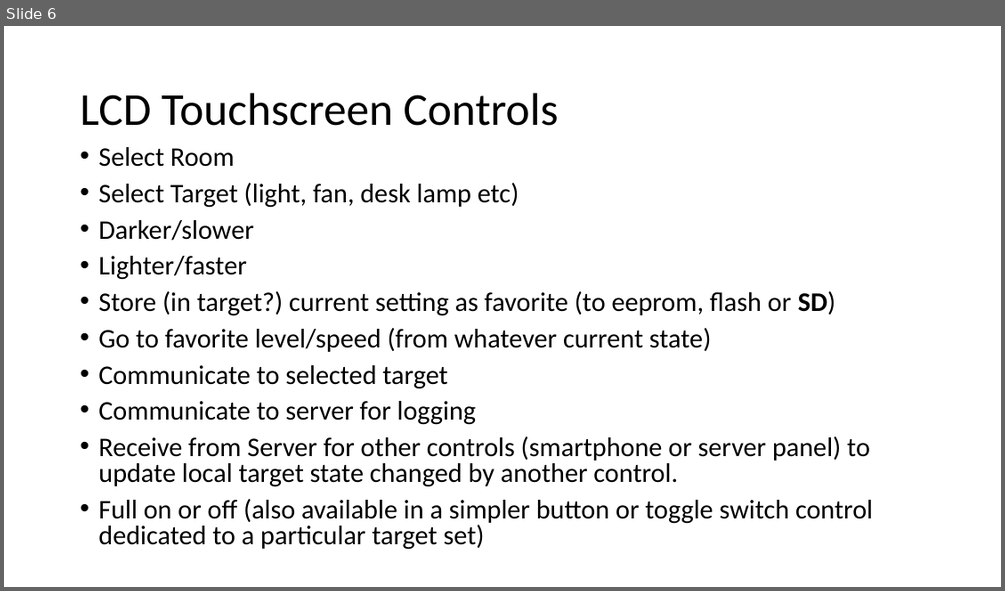
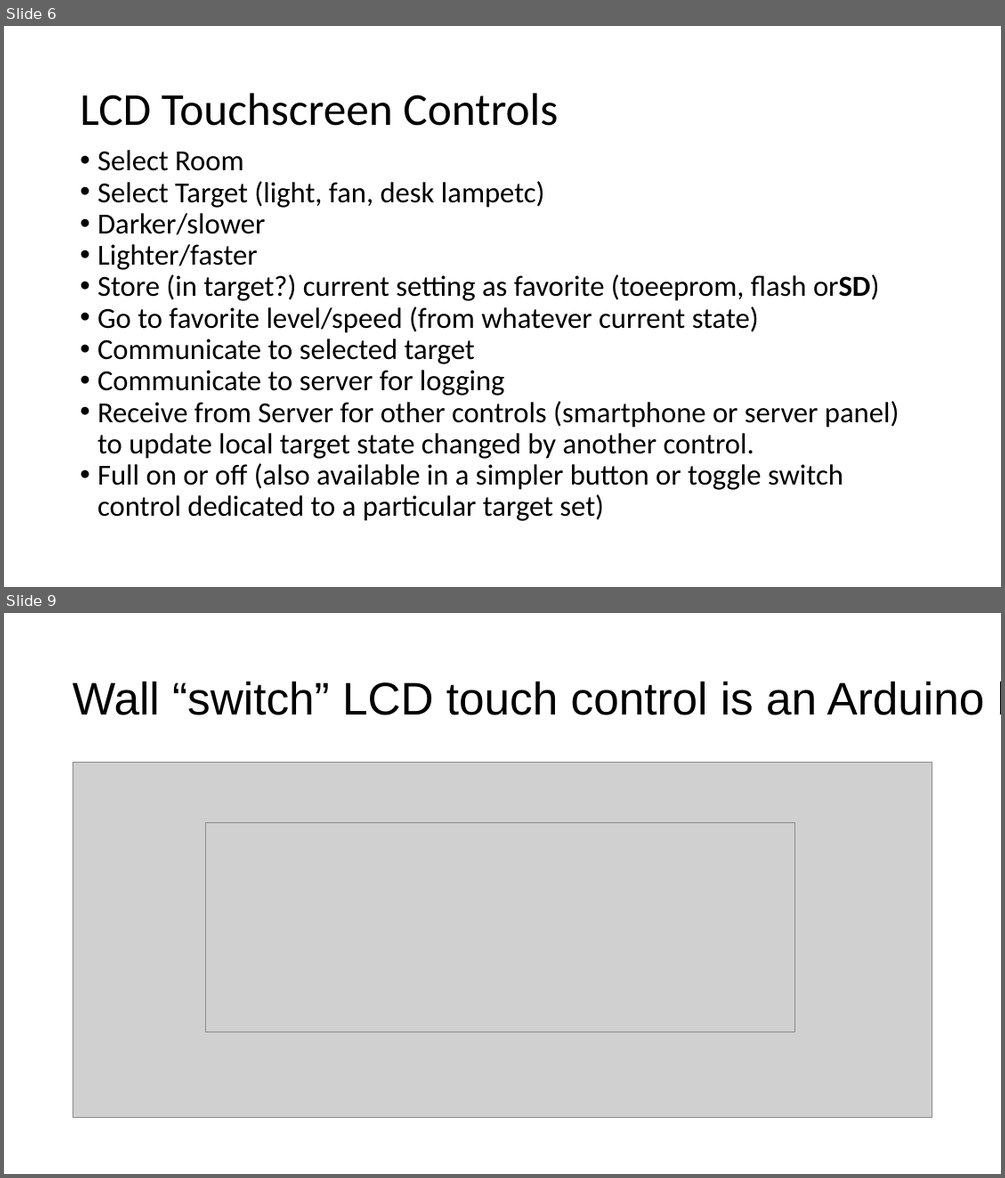
Before and after one commit to amigabill/jhu_EN525.743, a slide deck: Docs/pdr_wtoner_2015fall.pptx. Shown one above the other, each under a label of ours: slide 6 before the commit, slides 6 and 9 after it; the slides between them are not shown. The pictures are 1005x591 and 1005x1178 pixels, drawn with LibreOffice and Linux fonts; fonts in the diff are those of the drawing; grey boxes stand for pictures. Boxes give left, top, right and bottom in pixels: in the first picture for what was removed or moved away, otherwise in the second. Text is boxed around its words. In the diff, an @@ line names an element or a change of style, - is before the commit and + after.

Commit message:
Added to what was submitted for presentation:     General block Diagrams     Estimated Schedule

```diff
--- a/Docs/pdr_wtoner_2015fall.pptx
+++ b/Docs/pdr_wtoner_2015fall.pptx
@@ slide 9 added at (4,613,1001,1174), background #FFFFFF @@
@@ text added at (73,681,985,715), 44 pt, text #000000 @@
+Wall “switch” LCD touch control is an Arduino board, Xbee shield and LCD/microSD shield. (added after PDR submitted for presentation)
@@ picture added at (73,763,932,1118) @@
@@ picture added at (206,822,795,1032) @@
@@ slide 6 changed as well @@
@@ text at (97,150,899,521): size 25.9 to 28 pt in "Select Room", "Darker/slower", "Lighter/faster", "Go to favorite level/speed (from whatever current ..." and 4 more places; indent changed; line spacing 0.8 to 0.9; less space between paragraphs @@
@@ text at (97,181,545,208): text changed; size 25.9 to 28 pt @@
-• Select Target (light, fan, desk lamp etc)
+• Select Target (light, fan, desk lampetc)
@@ text at (97,274,879,301): text changed; size 25.9 to 28 pt @@
-• Store (in target?) current setting as favorite (to eeprom, flash or SD)
+• Store (in target?) current setting as favorite (toeeprom, flash orSD)
```
Also in this commit, not shown: 6 other slides changed, 4 other slides added.
